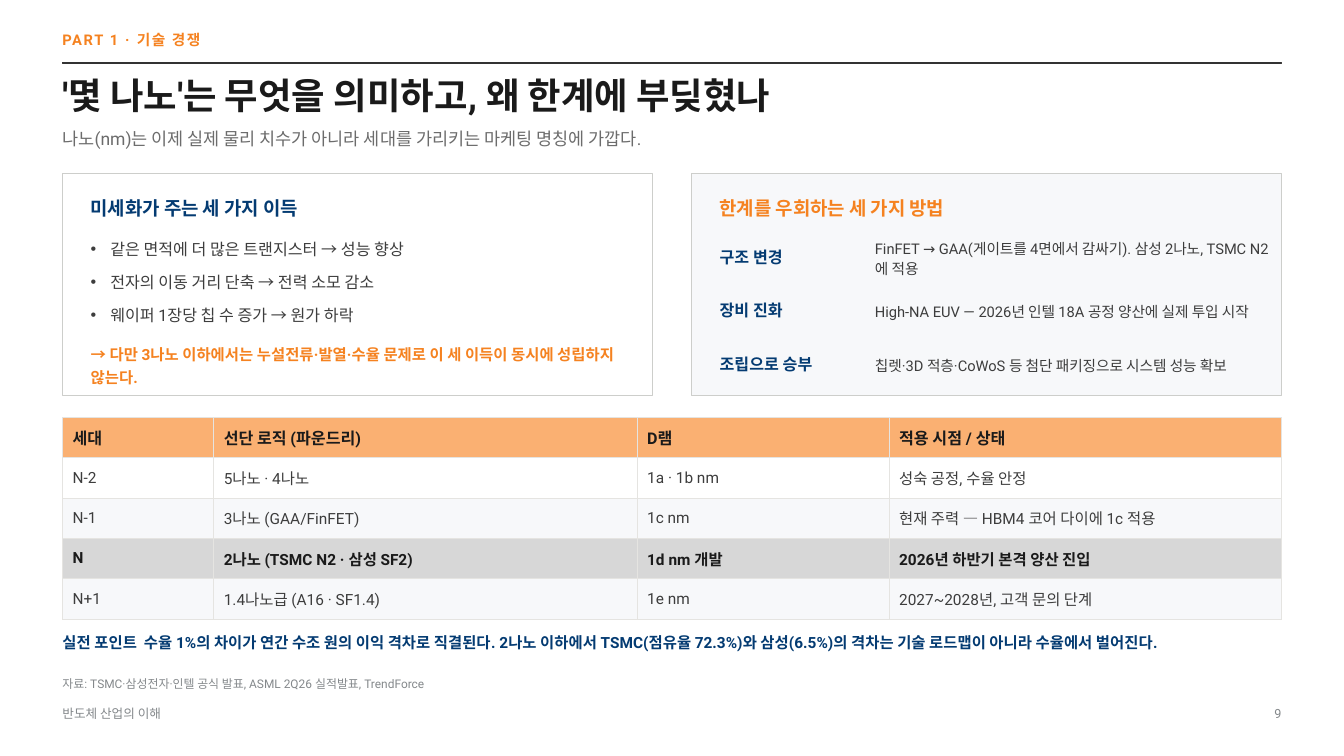
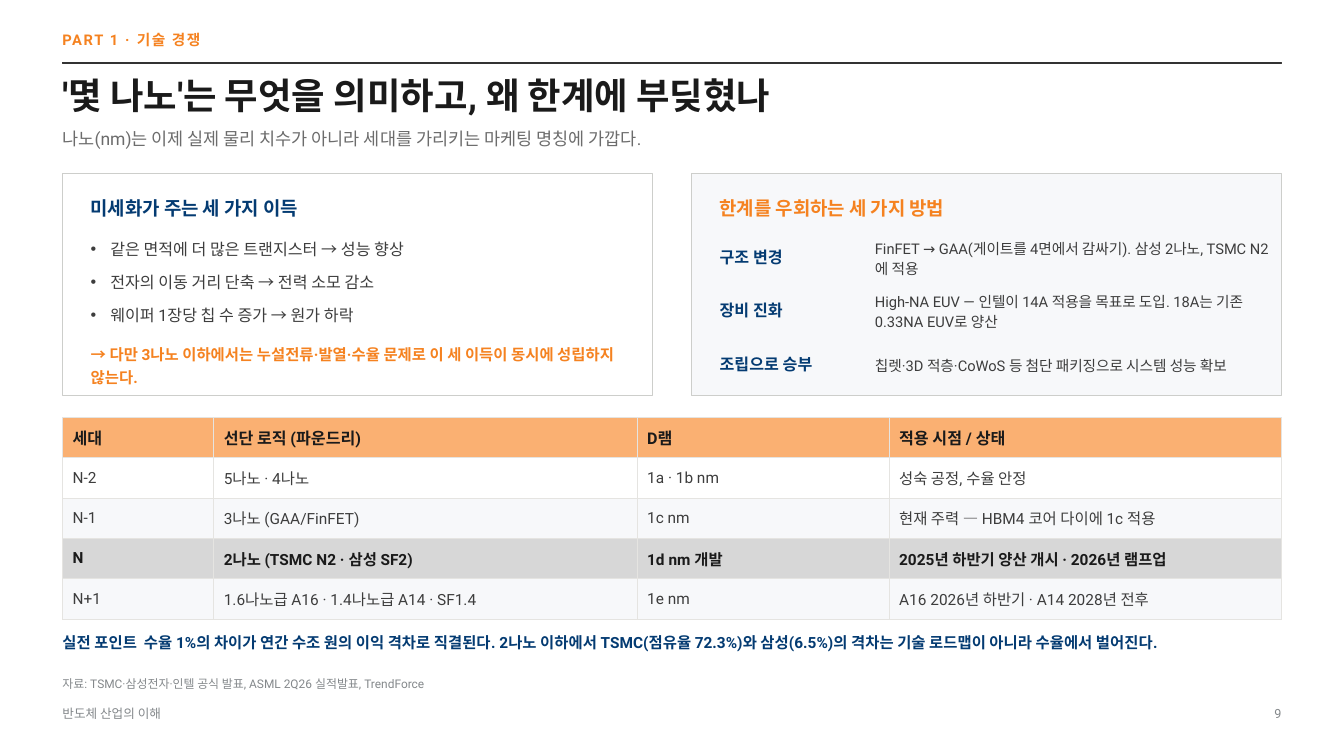
Before and after one commit to hanaroline/work_1, a slide deck: slide 9 of semiconductor_primer_2026/semiconductor_primer_2026_revised.pptx. Drawn at 1344x756 pixels with LibreOffice and Linux fonts; fonts in the diff are those of the drawing. Boxes give left, top, right and bottom in pixels: in the first picture for what was removed or moved away, otherwise in the second. Text is boxed around its words. In the diff, an @@ line names an element or a change of style, - is before the commit and + after.

```diff
--- a/semiconductor_primer_2026/semiconductor_primer_2026_revised.pptx
+++ b/semiconductor_primer_2026/semiconductor_primer_2026_revised.pptx
@@ text at box(875, 295, 1243, 328): text changed @@
-High-NA EUV — 2026년 인텔 18A 공정 양산에 실제 투입 시작
+High-NA EUV — 인텔이 14A 적용을 목표로 도입. 18A는 기존 0.33NA EUV로 양산
@@ table at box(63, 417, 1281, 611) @@
-row 4, column 4: 2026년 하반기 본격 양산 진입
+row 4, column 4: 2025년 하반기 양산 개시 · 2026년 램프업
-row 5, column 2: 1.4나노급 (A16 · SF1.4)
+row 5, column 2: 1.6나노급 A16 · 1.4나노급 A14 · SF1.4
-row 5, column 4: 2027~2028년, 고객 문의 단계
+row 5, column 4: A16 2026년 하반기 · A14 2028년 전후
```
Also in this commit, not shown: 7 other slides changed, 1 other file.
